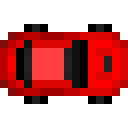
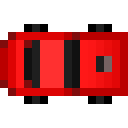
Layered file, before and after one edit (128x128). Changes by layer:
painted on "falcon.png" over [8, 32, 128, 96]
